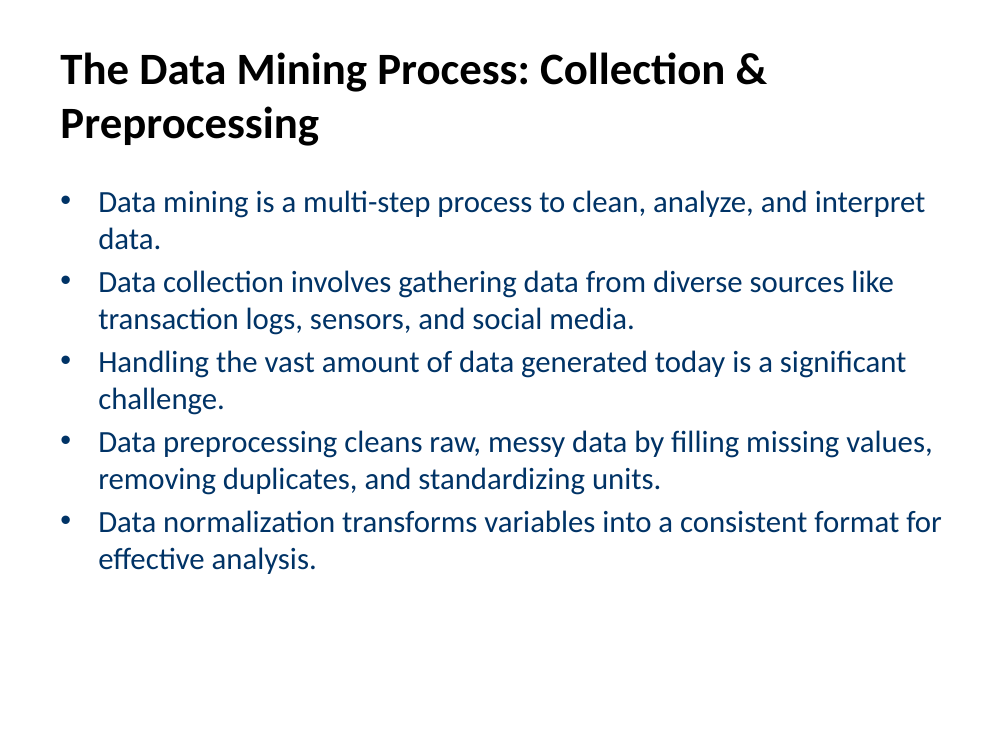
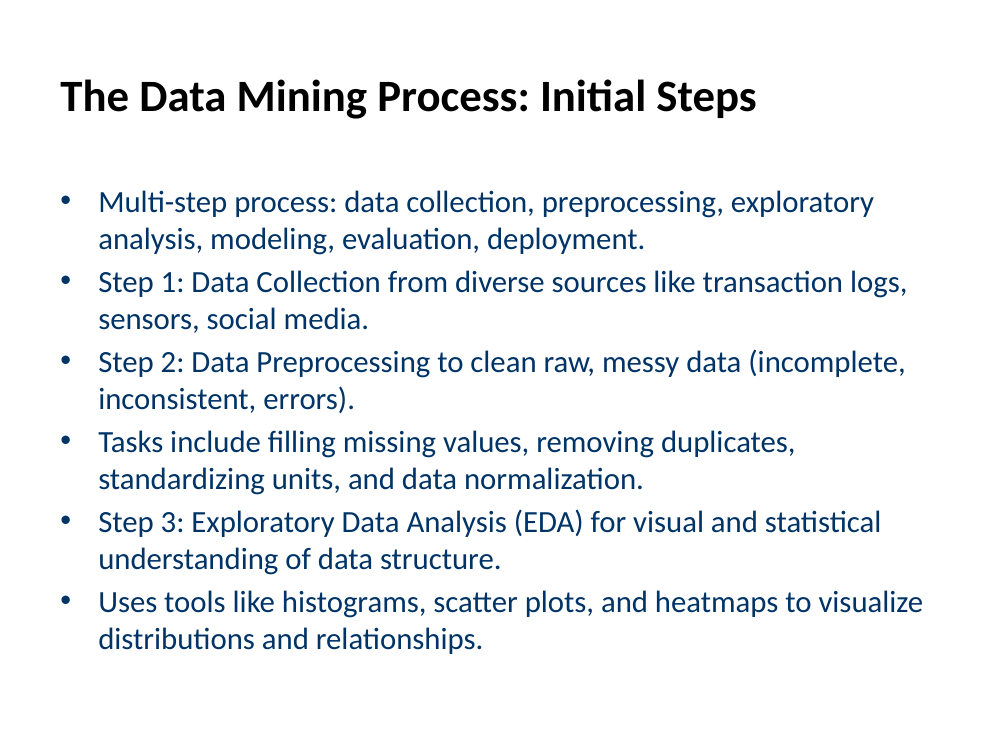
Before and after one commit to Tharushi1228/IT3041-IRWA, a slide deck: slide 3 of outputs/slides/monil_Data-mining.pptx. Drawn at 1008x756 pixels with LibreOffice and Linux fonts; fonts in the diff are those of the drawing. Boxes give left, top, right and bottom in pixels: in the first picture for what was removed or moved away, otherwise in the second. Text is boxed around its words. In the diff, an @@ line names an element or a change of style, - is before the commit and + after.

```diff
--- a/outputs/slides/monil_Data-mining.pptx
+++ b/outputs/slides/monil_Data-mining.pptx
@@ title at [60,79,756,119]: text changed @@
-The Data Mining Process: Collection & Preprocessing
+The Data Mining Process: Initial Steps
@@ text at [98,190,924,654]: text changed @@
-• Data mining is a multi-step process to clean, analyze, and interpret data.
-• Data collection involves gathering data from diverse sources like transaction logs, sensors, and social media.
-• Handling the vast amount of data generated today is a significant challenge.
-• Data preprocessing cleans raw, messy data by filling missing values, removing duplicates, and standardizing units.
-• Data normalization transforms variables into a consistent format for effective analysis.
+• Multi-step process: data collection, preprocessing, exploratory analysis, modeling, evaluation, deployment.
+• Step 1: Data Collection from diverse sources like transaction logs, sensors, social media.
+• Step 2: Data Preprocessing to clean raw, messy data (incomplete, inconsistent, errors).
+• Tasks include filling missing values, removing duplicates, standardizing units, and data normalization.
+• Step 3: Exploratory Data Analysis (EDA) for visual and statistical understanding of data structure.
+• Uses tools like histograms, scatter plots, and heatmaps to visualize distributions and relationships.
```
Also in this commit, not shown: 7 other slides changed, 1 slide removed, 2 other files.
